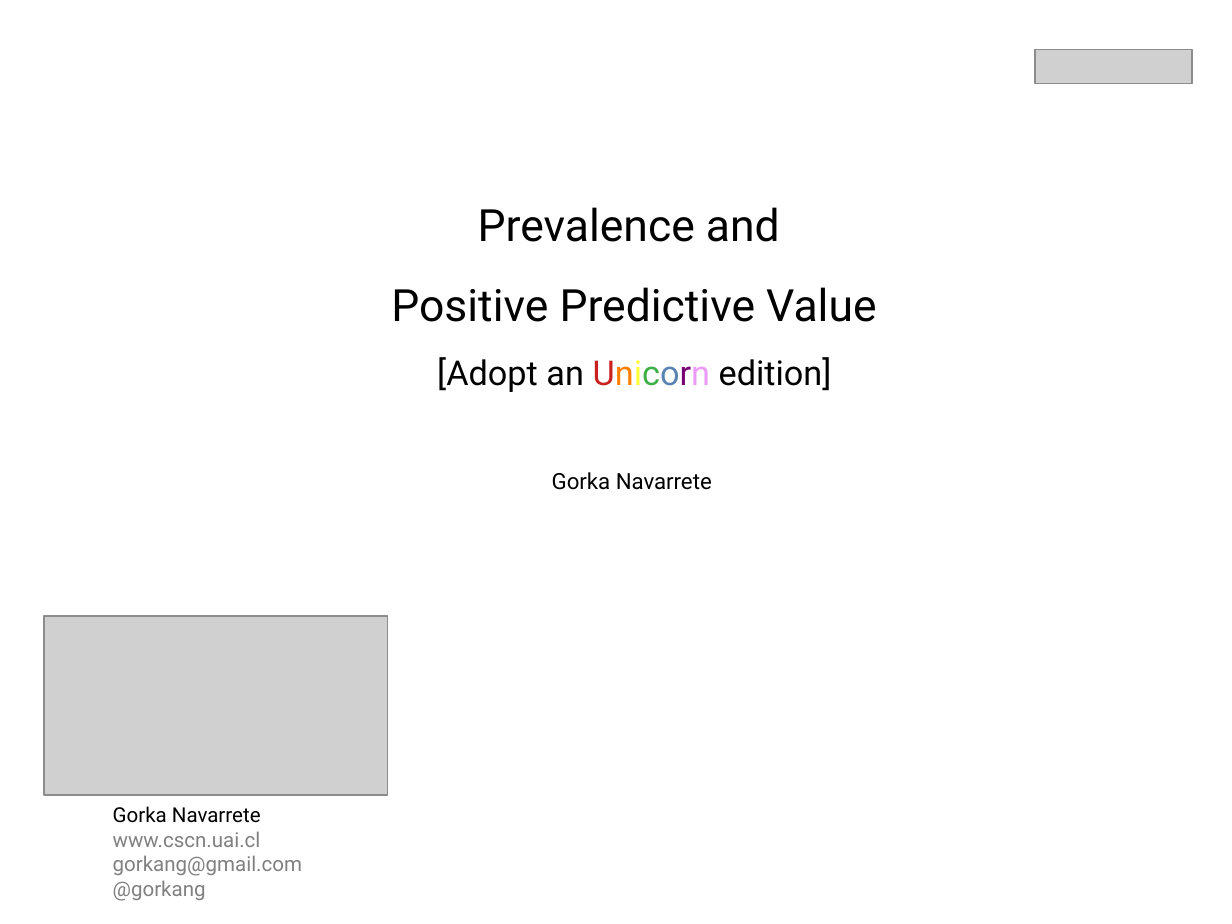
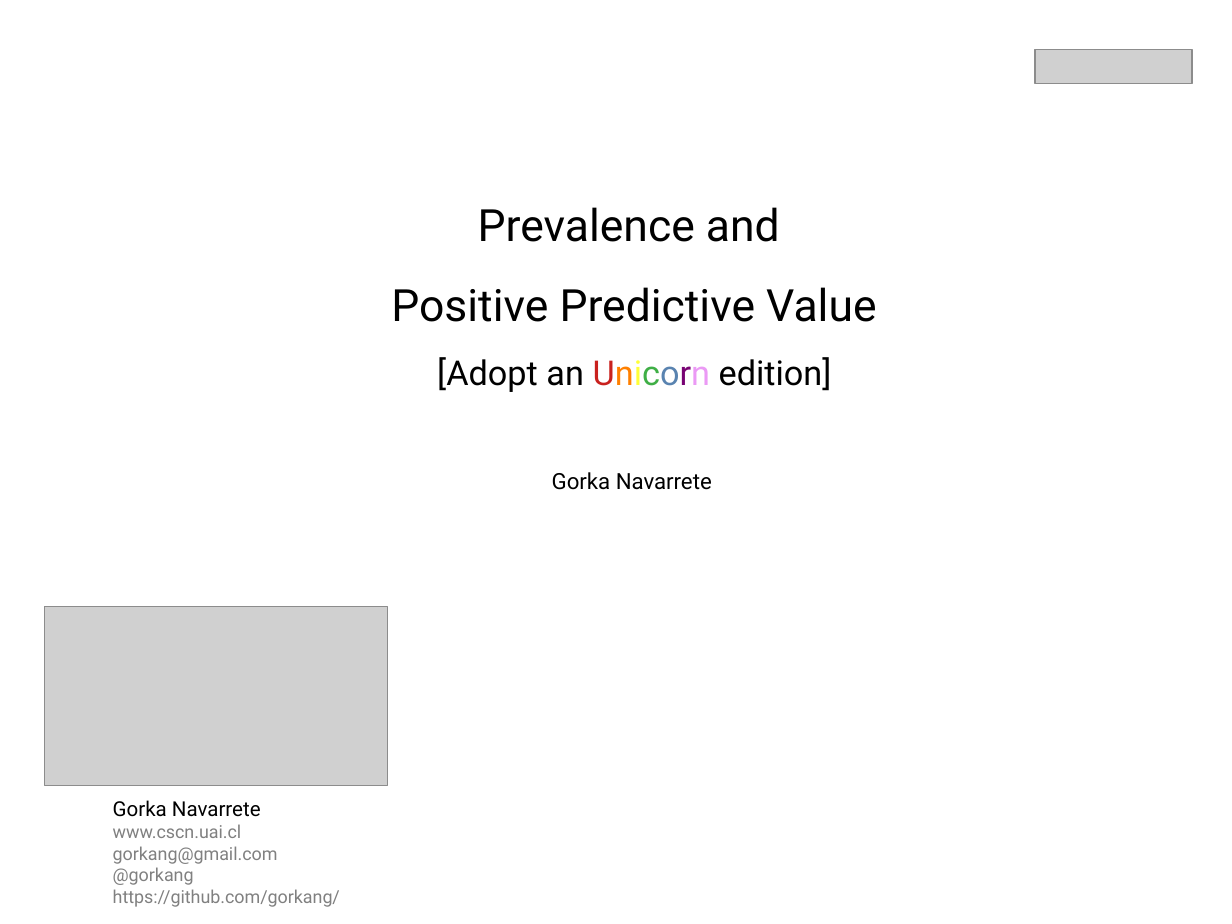
Before and after one commit to gorkang/presentations, a slide deck: slide 1 of docs/Prevalence-PPV.odp. Drawn at 1232x924 pixels with LibreOffice and Linux fonts; fonts in the diff are those of the drawing; grey boxes stand for pictures. Boxes give left, top, right and bottom in pixels: in the first picture for what was removed or moved away, otherwise in the second. Text is boxed around its words. In the diff, an @@ line names an element or a change of style, - is before the commit and + after.

```diff
--- a/docs/Prevalence-PPV.odp
+++ b/docs/Prevalence-PPV.odp
@@ picture: place and size @@
-picture at (44,616,388,795)
+picture at (44,606,388,785)
@@ text at (113,824,278,885): size 12 to 10.5 pt in "www.cscn.uai.cl", "gorkang@gmail.com", "@gorkang" @@
@@ text at (113,889,340,907): paragraph added @@
+https://github.com/gorkang/
```
Also in this commit, not shown: 1 other slide changed, 1 other file.
